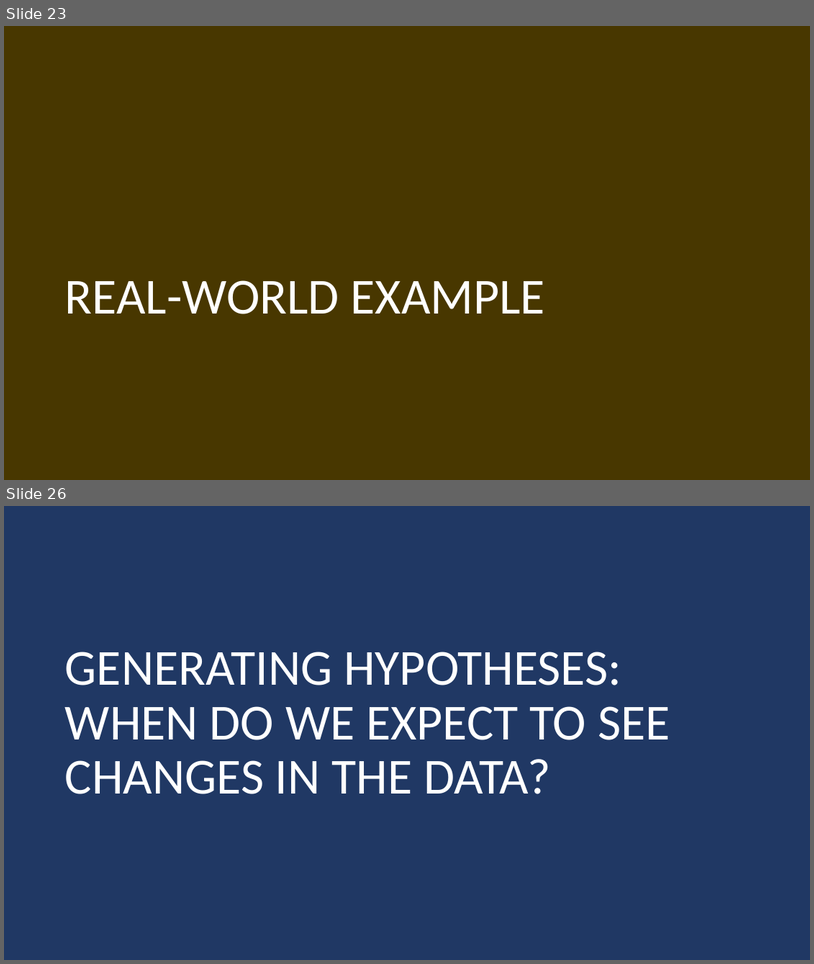
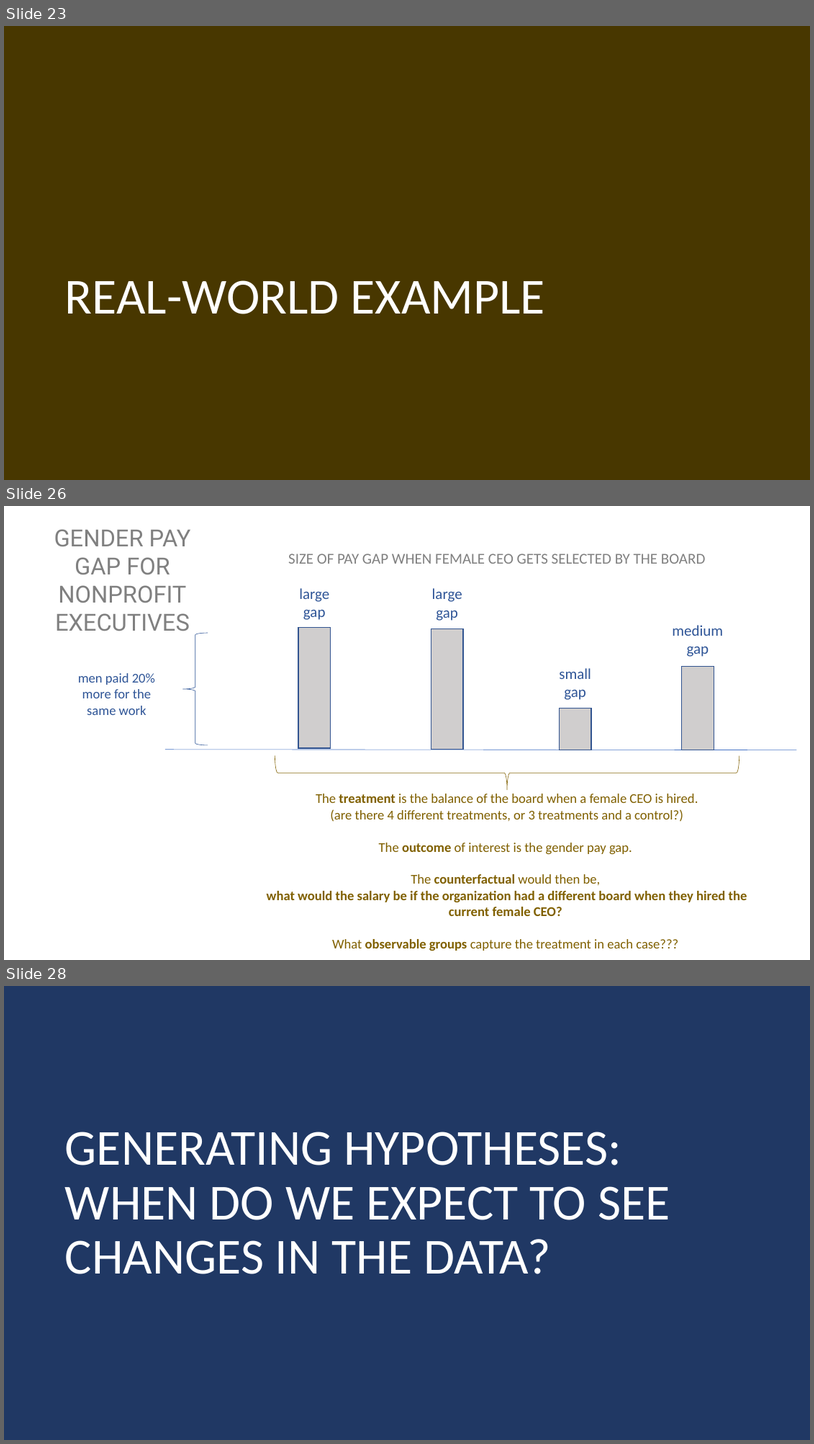
Before and after one commit to DS4PS/cpp-524-sum-2020, a slide deck: lectures/p-04-diagram-your-research-design.pptx. Shown one above the other, each under a label of ours: slides 23 and 26 before the commit, slides 23, 26 and 28 after it; the slides between them are not shown. The pictures are 814x964 and 814x1444 pixels, drawn with LibreOffice and Linux fonts; fonts in the diff are those of the drawing. Boxes give left, top, right and bottom in pixels: in the first picture for what was removed or moved away, otherwise in the second. Text is boxed around its words. In the diff, an @@ line names an element or a change of style, - is before the commit and + after.

```diff
--- a/lectures/p-04-diagram-your-research-design.pptx
+++ b/lectures/p-04-diagram-your-research-design.pptx
@@ slide 26 added at box(4, 506, 810, 960), background #FFFFFF @@
@@ group added at box(54, 529, 797, 950): 8 texts, 4 rectangles, 2 left braces, 1 line @@
+GENDER PAY GAP FOR NONPROFIT
+EXECUTIVES
+men paid 20% more for the same work
+large
+gap
+large
+gap
+small
+gap
+medium
+gap
+SIZE OF PAY GAP WHEN FEMALE CEO GETS SELECTED BY THE BOARD
+The treatment is the balance of the board when a female CEO is hired.
+(are there 4 different treatments, or 3 treatments and a control?)
+The outcome of interest is the gender pay gap.
+The counterfactual would then be,
+what would the salary be if the organization had a different board when they hired the current female CEO?
+What observable groups capture the treatment in each case???
@@ what was slide 26 is now slide 28 @@
```
Also in this commit, not shown: 2 slides changed, 1 other slide added, 11 other files.
